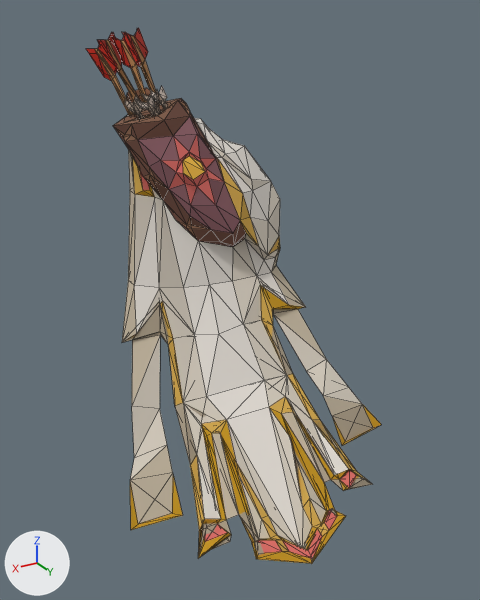
The glTF model models/player_dizana_s_max_cape.glb as it was, and as the next commit left it.
Before and after are seen from a 50 mm lens placed at (85.3, 152.2, 190.3), pointed at (2.7, 14.5, 121.5). Every picture has the same lights, and +X, +Y and +Z are marked at lower left. Both versions are drawn at full value of the shape key '20' of 'Mesh_0'; the numbers are the values there. Mesh edges are drawn as thin lines. Vertices at the same position are counted once.
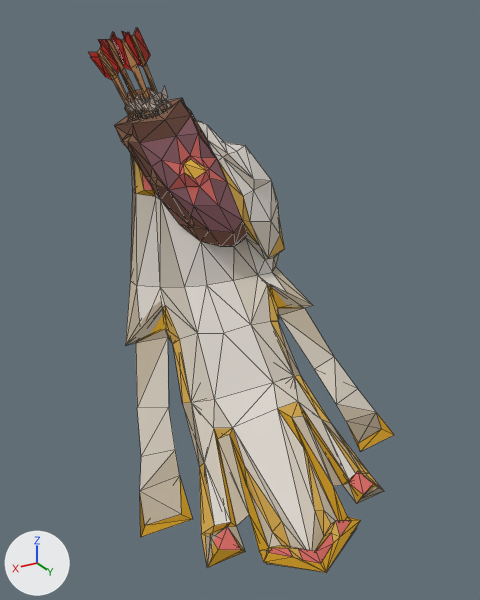
What differs and where, as boxes (x1, y1, x2, y2) in the pictures (480 x 600 px; the box of a moved part takes in the faces that stretch with it):
'Mesh_0', reshaped, moved, rescaled: before (86, 28, 382, 564); after (88, 27, 394, 573)
part 1 of me_mesh_0, moved or reshaped: before (86, 28, 382, 564); after (88, 27, 394, 573)
part 2 of me_mesh_0, surface changed: before (122, 60, 146, 95); after (131, 69, 148, 99)

Edits to the bpy script that builds the scene:
```text
Change me_mesh_0:
    used by ob_mesh_0; location = (-4.4, -6.7, 61.8); scale = (118.0, 118.0, 118.0)
    remove me_mesh_0.from_pydata(...)  # 441 vertices, 676 faces; spans x -0.218..0.391, y -0.335..0.555, z 0.081..1.059
    add me_mesh_0.from_pydata(...)  # 441 vertices, 676 faces; spans x 0.016..0.621, y -0.412..0.526, z 0.084..1.06
    me_mesh_0 part 1: 441 of 441 vertices moved; they spanned x -0.218..0.391, y -0.335..0.555, z 0.081..1.059 and now span x 0.016..0.621, y -0.412..0.526, z 0.084..1.06; mean shift (0.23, -0.06, 0.001); largest move (0.171, -0.081, 0.915) -> (0.408, -0.225, 0.975)
    me_mesh_0 part 2: 3 kept faces spanning x 0.349..0.391, y -0.259..-0.191, z 0.89..1.035 get new texture (UV) coordinates
Change ob_mesh_0:
    ob_mesh_0.location: (-4.4, -6.7, 61.8) -> (-31.5, 2.1, 62.6)
    ob_mesh_0.scale: (118.0, 118.0, 118.0) -> (117.0, 117.0, 117.0)
```
